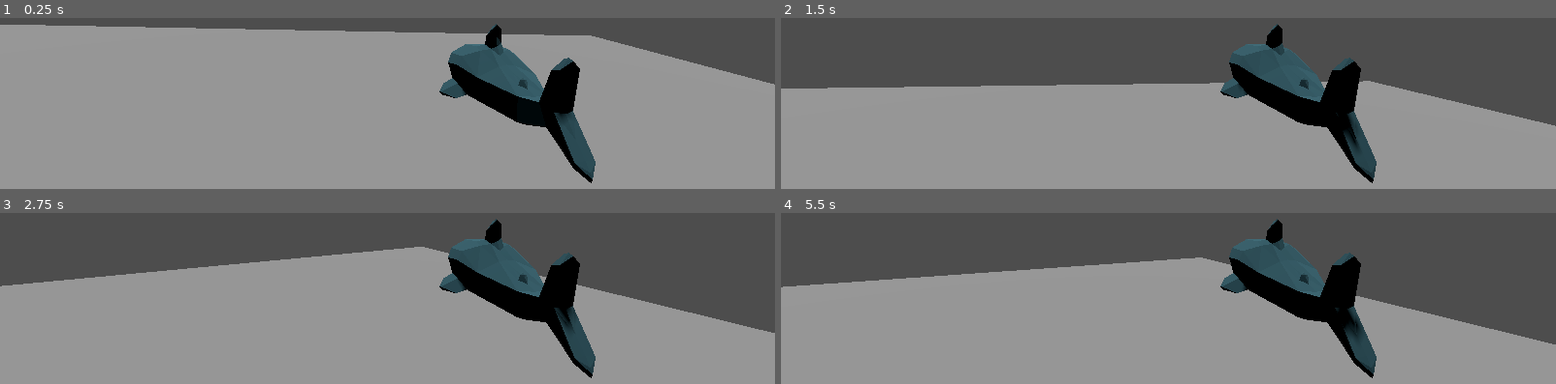
Above: before the commit, frames 1-4 (two rows, left to right).
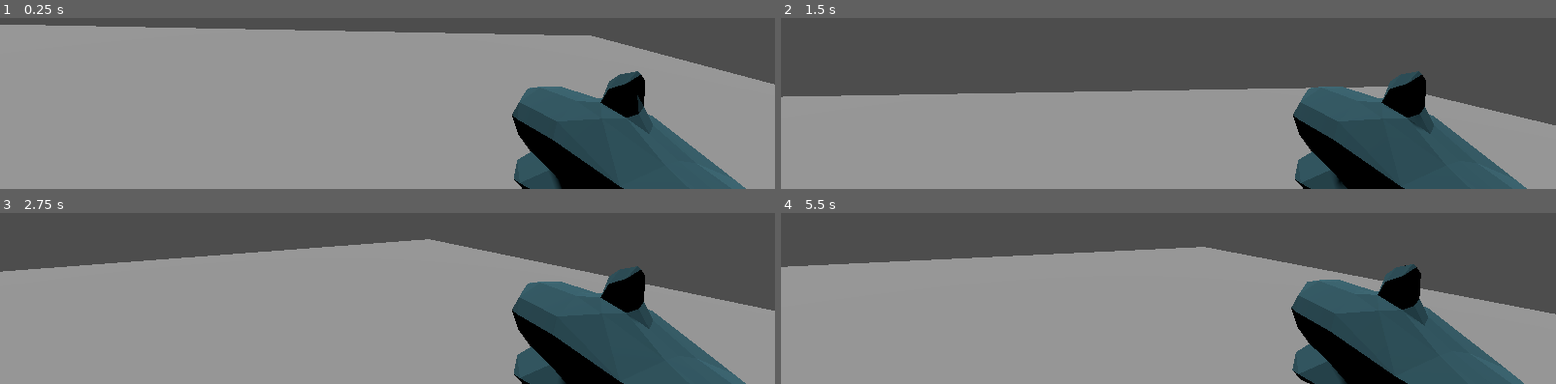
Above: after the commit, the same moments.

Repository: josephheyes/radil-ranger
Game: Godot game, scene res://map1.tscn
Two runs of this game, one before a commit and one after it. Both use one fixed random seed, a clock stepped at 60 frames per second and the inputs below.
Inputs (mouse positions are in pixels of both pictures, inside the frame that each line leads up to):
- Up to frame 1 (0.25 s): no input
- Up to frame 2 (1.5 s): tap Enter (ui_accept) at 0.5, 0.77 s; move the mouse to (outside the picture) at 0.52 s; press the mouse at (outside the picture) at 0.53 s; hold D (move_right) 0.53-1.28 s; move the mouse to (outside the picture) at 1.27 s; release the mouse at (outside the picture) at 1.28 s; hold W (move_forward) from 1.28 s (still down); click (outside the picture) at 1.35 s
- Up to frame 3 (2.75 s): keep holding W (move_forward); tap Enter (ui_accept) at 1.52 s; move the mouse to (outside the picture) at 2.02 s; press the mouse at (outside the picture) at 2.03 s
- Up to frame 4 (5.5 s): keep holding W (move_forward); move the mouse to (outside the picture) at 2.77 s; release the mouse at (outside the picture) at 2.78 s; click (outside the picture) at 2.85 s; tap Enter (ui_accept) at 3.02, 3.77, 4.52 s; move the mouse to (outside the picture) at 3.52 s; press the mouse at (outside the picture) at 3.53 s; move the mouse to (outside the picture) at 4.27 s; release the mouse at (outside the picture) at 4.28 s; click (outside the picture) at 4.35 s; move the mouse to (outside the picture) at 5.02 s; press the mouse at (outside the picture) at 5.03 s

The runs differ from the first frame. In frame 1, 16% of the frame differs, in the area x 56-97%, y 3-100%; in frame 2, 19%; in frame 3, 22%; in frame 4, 24%, in the area x 0-100%, y 3-100%.
Error before the commit: Attempt to call function 'is_playing' in base 'null instance' on a null instance. (res://main_character.gd:41)
Error after the commit: Invalid access to property or key 'global_position' on a base object of type 'null instance'. (res://main_character.gd:45)

Commit message:
recoil works ;D

Diff:
--- a/Blahaj.tscn
+++ /dev/null
@@ -1,56 +0,0 @@
-[gd_scene load_steps=6 format=3 uid="uid://brt2jtw2bhevq"]
-
-[ext_resource type="ArrayMesh" uid="uid://cmiiieq7abknt" path="res://blahaj/blahaj.obj" id="1_ajvux"]
-[ext_resource type="PackedScene" uid="uid://u7ymyp1dafst" path="res://bullet.tscn" id="2_s5tsq"]
-
-[sub_resource type="Animation" id="Animation_kc5wf"]
-resource_name = "Test"
-length = 0.1
-step = 0.01
-tracks/0/type = "value"
-tracks/0/imported = false
-tracks/0/enabled = true
-tracks/0/path = NodePath(".:position")
-tracks/0/interp = 1
-tracks/0/loop_wrap = true
-tracks/0/keys = {
-"times": PackedFloat32Array(0.00015625, 0.00992187, 0.100089),
-"transitions": PackedFloat32Array(1, 1, 1),
-"update": 0,
-"values": [Vector3(0.0192214, 0.0657947, -2.01855), Vector3(0.019, 0.066, -2.119), Vector3(0.0192214, 0.0657947, -2.01855)]
-}
-
-[sub_resource type="Animation" id="Animation_8k7rv"]
-length = 0.001
-tracks/0/type = "value"
-tracks/0/imported = false
-tracks/0/enabled = true
-tracks/0/path = NodePath(".:position")
-tracks/0/interp = 1
-tracks/0/loop_wrap = true
-tracks/0/keys = {
-"times": PackedFloat32Array(0),
-"transitions": PackedFloat32Array(1),
-"update": 0,
-"values": [Vector3(0.0192214, 0.0657947, -2.01855)]
-}
-
-[sub_resource type="AnimationLibrary" id="AnimationLibrary_dcthc"]
-_data = {
-"RESET": SubResource("Animation_8k7rv"),
-"Test": SubResource("Animation_kc5wf")
-}
-
-[node name="Blahaj" type="MeshInstance3D"]
-transform = Transform3D(0.171567, -0.0495834, -0.983924, 0.626652, 0.776134, 0.0701574, 0.760179, -0.628615, 0.164231, 0.0192214, 0.0657947, -2.01855)
-cast_shadow = 0
-mesh = ExtResource("1_ajvux")
-skeleton = NodePath("../..")
-
-[node name="AnimationPlayer" type="AnimationPlayer" parent="."]
-libraries = {
-"": SubResource("AnimationLibrary_dcthc")
-}
-
-[node name="Bullet" parent="." instance=ExtResource("2_s5tsq")]
-transform = Transform3D(0.171567, 0.626653, 0.760178, -0.0495835, 0.776135, -0.628615, -0.983924, 0.0701573, 0.164231, 0, 0, 0)
--- a/bullet.gd
+++ b/bullet.gd
@@ -1,4 +1,4 @@
-extends RayCast3D
+extends Node3D
 
 const SPEED = 40.0
 
--- a/main_character.gd
+++ b/main_character.gd
@@ -12,8 +12,8 @@
 @onready var neck = $Neck
 @onready var camera = $Neck/Camera3D
 @onready var gun_animation = $Neck/Camera3D/Blahaj
-@onready var gun_anim = $Neck/Camera3D/Rifle/Blahaj/AnimationPlayer
-@onready var gun_barrel = $Neck/Camera3D/Blahaj/RayCast3D
+@onready var gun_anim = $Neck/Camera3D/Rifle/AnimationPlayer
+@onready var gun_barrel = $Neck/Camera3D/Rifle/RayCast3D
 
 func _unhandled_input(event: InputEvent) -> void:
 	if event is InputEventMouseButton:
@@ -41,10 +41,10 @@
 		if !gun_anim.is_playing():
 			print("test")
 			gun_anim.play("Shoot")
-			#instance = bullet.instantiate()
-			#instance.position = gun_barrel.global_position()
-			#instance.transform.basis = gun_barrel.global_transform.basis
-			#get_parent().add_child(instance)
+			instance = bullet.instantiate()
+			instance.position = gun_barrel.global_position
+			instance.transform.basis = gun_barrel.global_transform.basis
+			get_parent().add_child(instance)
 
 
 	# Get the input direction and handle the movement/deceleration.
--- a/main_character.tscn
+++ b/main_character.tscn
@@ -1,12 +1,82 @@
-[gd_scene load_steps=5 format=3 uid="uid://cbnfdvkem37u5"]
+[gd_scene load_steps=10 format=3 uid="uid://cbnfdvkem37u5"]
 
 [ext_resource type="Script" path="res://main_character.gd" id="1_ogrvs"]
 [ext_resource type="PackedScene" uid="uid://c4fve3c7cteix" path="res://scientist/nerd.dae" id="2_tw7k4"]
 [ext_resource type="ArrayMesh" uid="uid://cmiiieq7abknt" path="res://blahaj/blahaj.obj" id="3_1y0rl"]
+[ext_resource type="PackedScene" uid="uid://u7ymyp1dafst" path="res://bullet.tscn" id="4_yqajf"]
 
 [sub_resource type="CylinderShape3D" id="CylinderShape3D_dw1xg"]
 height = 7.5
 radius = 3.0
+
+[sub_resource type="Animation" id="Animation_8k7rv"]
+length = 0.1
+step = 0.01
+tracks/0/type = "value"
+tracks/0/imported = false
+tracks/0/enabled = true
+tracks/0/path = NodePath(".:position")
+tracks/0/interp = 1
+tracks/0/loop_wrap = true
+tracks/0/keys = {
+"times": PackedFloat32Array(0, 0.0001, 0.01, 0.1),
+"transitions": PackedFloat32Array(1, 1, 1, 1),
+"update": 0,
+"values": [Vector3(0.0192214, 0.0657947, -2.01855), Vector3(0.0192214, 0.0657947, -2.01855), Vector3(0.019, 0.066, -3.119), Vector3(0.019, 0.066, -2.119)]
+}
+tracks/1/type = "value"
+tracks/1/imported = false
+tracks/1/enabled = true
+tracks/1/path = NodePath("Blahaj:position")
+tracks/1/interp = 1
+tracks/1/loop_wrap = true
+tracks/1/keys = {
+"times": PackedFloat32Array(0),
+"transitions": PackedFloat32Array(1),
+"update": 0,
+"values": [Vector3(1.5298, -2.18565, 0.13554)]
+}
+
+[sub_resource type="Animation" id="Animation_kc5wf"]
+resource_name = "Test"
+length = 0.1
+step = 0.01
+tracks/0/type = "value"
+tracks/0/imported = false
+tracks/0/enabled = true
+tracks/0/path = NodePath(".:position")
+tracks/0/interp = 1
+tracks/0/loop_wrap = true
+tracks/0/keys = {
+"times": PackedFloat32Array(0.00015625, 0.00992187, 0.100089),
+"transitions": PackedFloat32Array(1, 1, 1),
+"update": 0,
+"values": [Vector3(0.0192214, 0.0657947, -2.01855), Vector3(0.019, 0.066, -2.119), Vector3(0.0192214, 0.0657947, -2.01855)]
+}
+
+[sub_resource type="Animation" id="Animation_6qo37"]
+resource_name = "Shoot"
+length = 0.1
+step = 0.01
+tracks/0/type = "value"
+tracks/0/imported = false
+tracks/0/enabled = true
+tracks/0/path = NodePath("Blahaj:position")
+tracks/0/interp = 1
+tracks/0/loop_wrap = true
+tracks/0/keys = {
+"times": PackedFloat32Array(0, 0.01, 0.1),
+"transitions": PackedFloat32Array(1, 1, 1),
+"update": 0,
+"values": [Vector3(1.5298, -2.18565, 0.13554), Vector3(1.53, -2.186, -0.136), Vector3(1.5298, -2.18565, 0.13554)]
+}
+
+[sub_resource type="AnimationLibrary" id="AnimationLibrary_dcthc"]
+_data = {
+"RESET": SubResource("Animation_8k7rv"),
+"Shoot": SubResource("Animation_6qo37"),
+"Test": SubResource("Animation_kc5wf")
+}
 
 [node name="MainCharacter" type="CharacterBody3D"]
 script = ExtResource("1_ogrvs")
@@ -29,6 +99,14 @@
 transform = Transform3D(1, 0, 0, 0, 1, 0, 0, 0, 1, 0.0192214, 0.0657947, -2.01855)
 
 [node name="Blahaj" type="MeshInstance3D" parent="Neck/Camera3D/Rifle"]
-transform = Transform3D(0.171567, -0.0495834, -0.983924, 0.626652, 0.776134, 0.0701574, 0.760179, -0.628615, 0.164231, 1.16292, -2.16642, -1.87894)
+transform = Transform3D(0.171567, -0.0495834, -0.983924, 0.626652, 0.776134, 0.0701574, 0.760179, -0.628615, 0.164231, 1.5298, -2.18565, 0.13554)
 mesh = ExtResource("3_1y0rl")
 skeleton = NodePath("../../..")
+
+[node name="AnimationPlayer" type="AnimationPlayer" parent="Neck/Camera3D/Rifle"]
+libraries = {
+"": SubResource("AnimationLibrary_dcthc")
+}
+
+[node name="Bullet" parent="Neck/Camera3D/Rifle" instance=ExtResource("4_yqajf")]
+transform = Transform3D(0.171567, 0.626653, 0.760178, -0.0495835, 0.776135, -0.628615, -0.983924, 0.0701573, 0.164231, 0, 0, 0)
